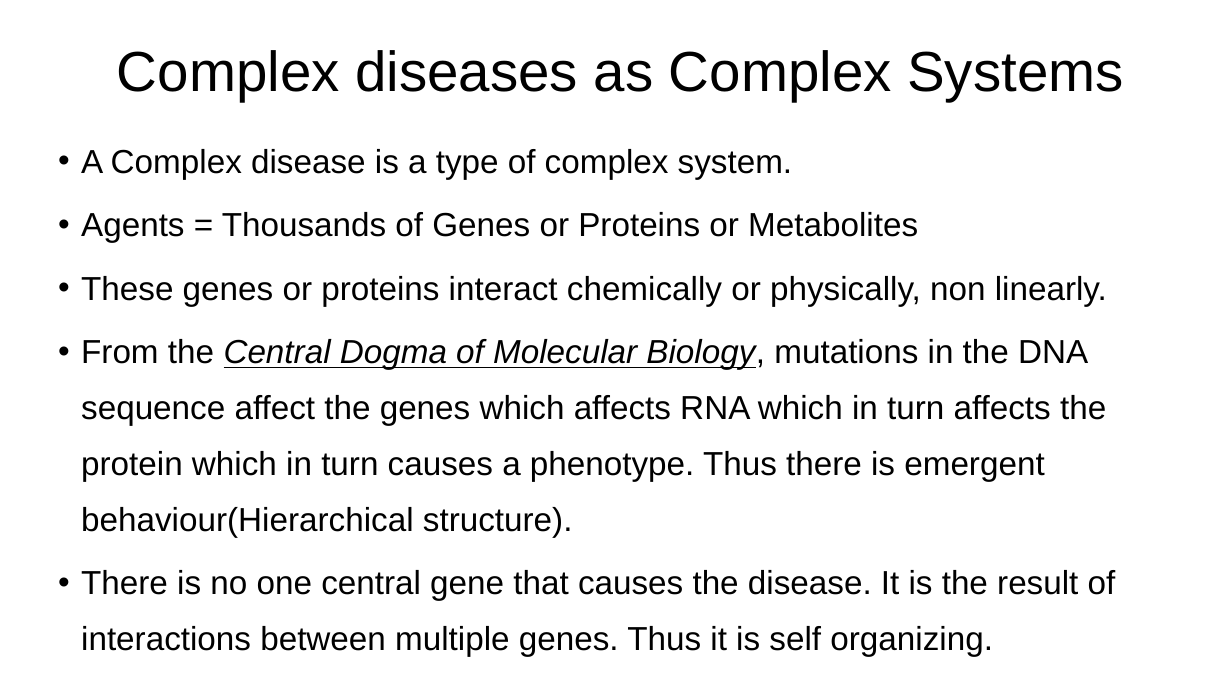
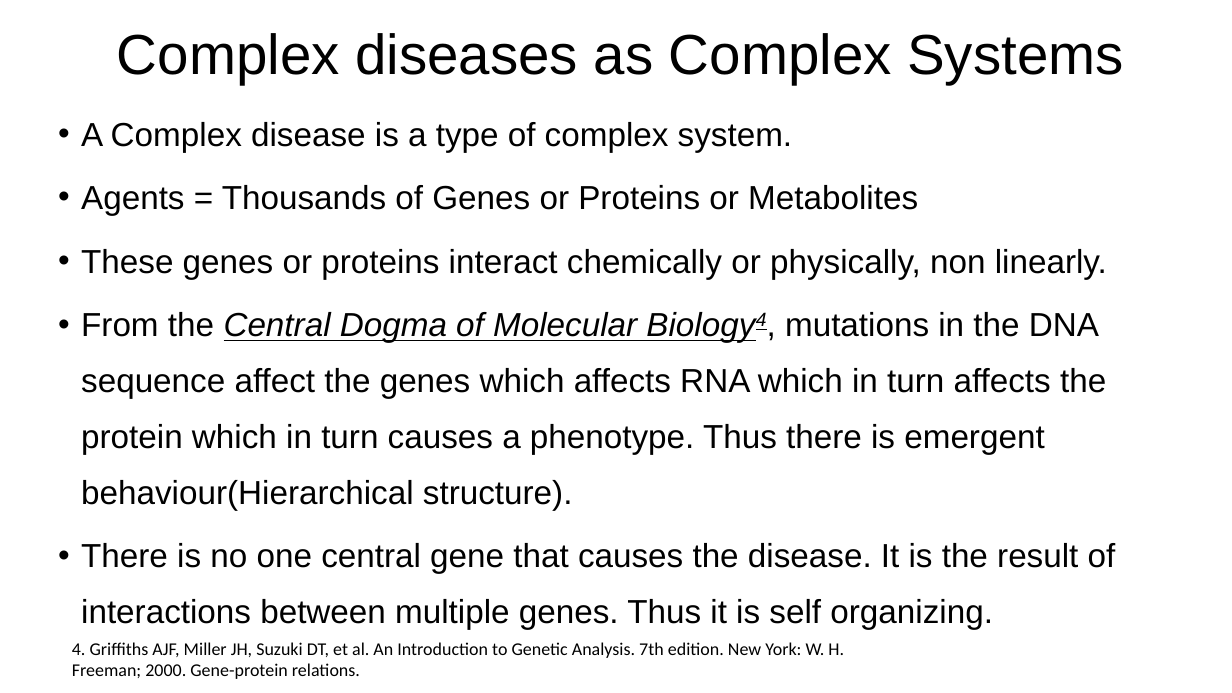
Before and after one commit to VenkiPhy6/seminar-thirdsem, a slide deck: slide 7 of A Primer to Complex Diseases.pptx. Drawn at 1232x693 pixels with LibreOffice and Linux fonts; fonts in the diff are those of the drawing. Boxes give left, top, right and bottom in pixels: in the first picture for what was removed or moved away, otherwise in the second. Text is boxed around its words. In the diff, an @@ line names an element or a change of style, - is before the commit and + after.

```diff
--- a/A Primer to Complex Diseases.pptx
+++ b/A Primer to Complex Diseases.pptx
@@ title "Complex diseases as Complex Systems": place and size @@
-title "Complex diseases as Complex Systems" at box(117, 50, 1123, 101)
+title "Complex diseases as Complex Systems" at box(117, 33, 1123, 85)
@@ text "A Complex disease is a ...": place and size @@
-text "A Complex disease is a ..." at box(81, 149, 1116, 657)
+text "A Complex disease is a ..." at box(81, 122, 1116, 630)
@@ text at box(81, 312, 1106, 510): text changed @@
-• From the Central Dogma of Molecular Biology, mutations in the DNA sequence affect the genes which affects RNA which in turn affects the protein which in turn causes a phenotype. Thus there is emergent behaviour(Hierarchical structure).
+• From the Central Dogma of Molecular Biology4, mutations in the DNA sequence affect the genes which affects RNA which in turn affects the protein which in turn causes a phenotype. Thus there is emergent behaviour(Hierarchical structure).
@@ text added at box(72, 642, 844, 679), 14 pt, text #000000 @@
+4. Griffiths AJF, Miller JH, Suzuki DT, et al. An Introduction to Genetic Analysis. 7th edition. New York: W. H. Freeman; 2000. Gene-protein relations.
```
Also in this commit, not shown: 13 other slides changed, 5 slides added, 1 slide removed, 2 other files.
